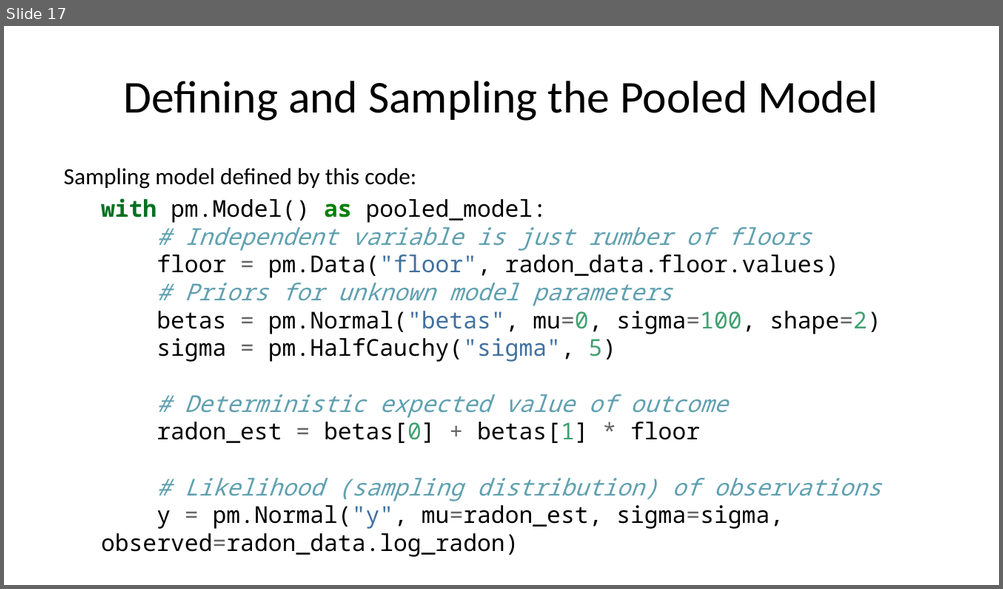
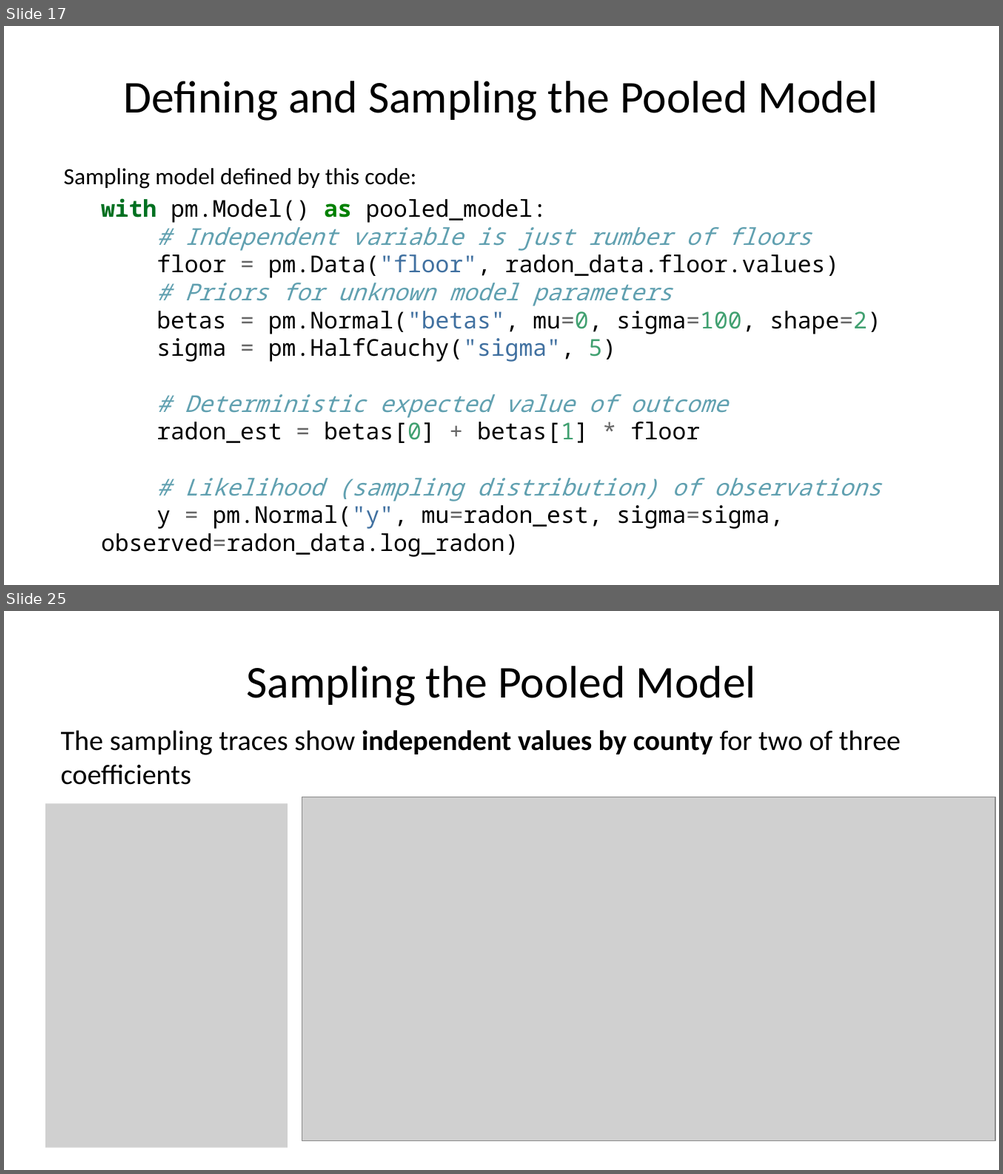
Before and after one commit to StephenElston/CSCI-E-83, a slide deck: LectureSlides/14_HierarchicalBayesModels.pptx. Shown one above the other, each under a label of ours: slide 17 before the commit, slides 17 and 25 after it; the slides between them are not shown. The pictures are 1003x589 and 1003x1174 pixels, drawn with LibreOffice and Linux fonts; fonts in the diff are those of the drawing; grey boxes stand for pictures. Boxes give left, top, right and bottom in pixels: in the first picture for what was removed or moved away, otherwise in the second. Text is boxed around its words. In the diff, an @@ line names an element or a change of style, - is before the commit and + after.

```diff
--- a/LectureSlides/14_HierarchicalBayesModels.pptx
+++ b/LectureSlides/14_HierarchicalBayesModels.pptx
@@ slide 25 added at [4,611,999,1170], background #FFFFFF @@
@@ title added at [246,666,756,706], 33 pt, text #000000 @@
+Sampling the Pooled Model
@@ text added at [61,730,900,785], 20.4 pt, text #000000 @@
+The sampling traces show independent values by county for two of three coefficients
@@ picture added at [45,804,287,1148] @@
@@ picture added at [301,797,995,1141] @@
```
Also in this commit, not shown: 4 slides changed, 5 other slides added.
